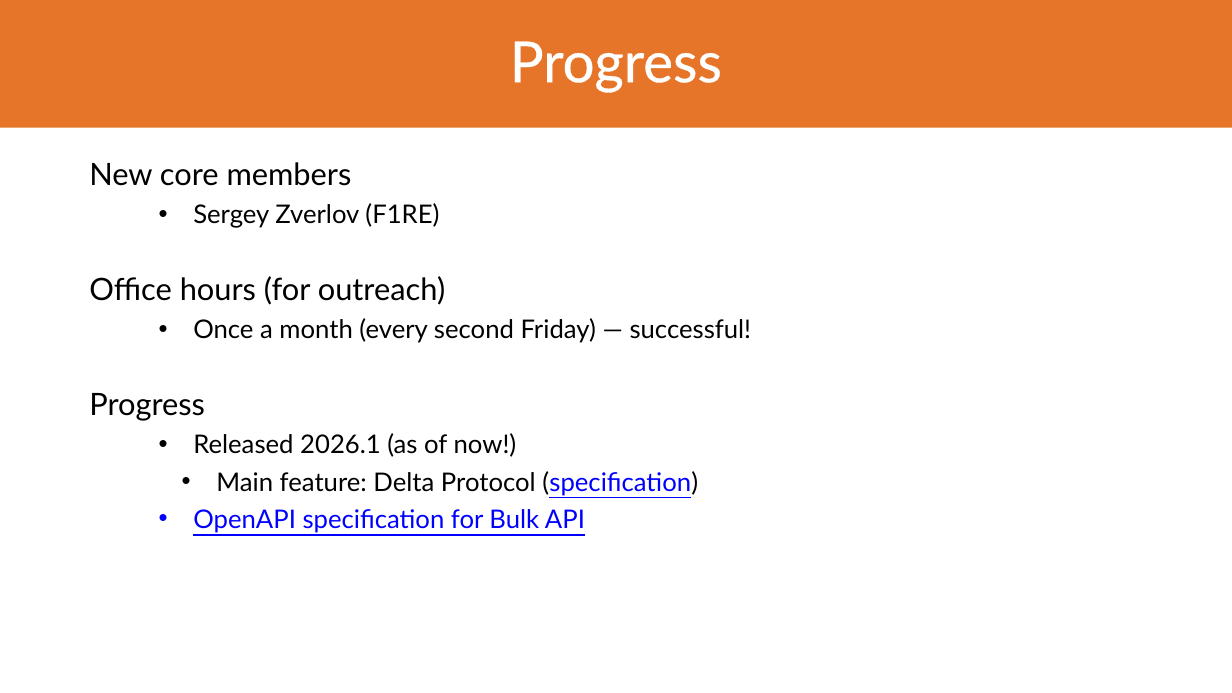
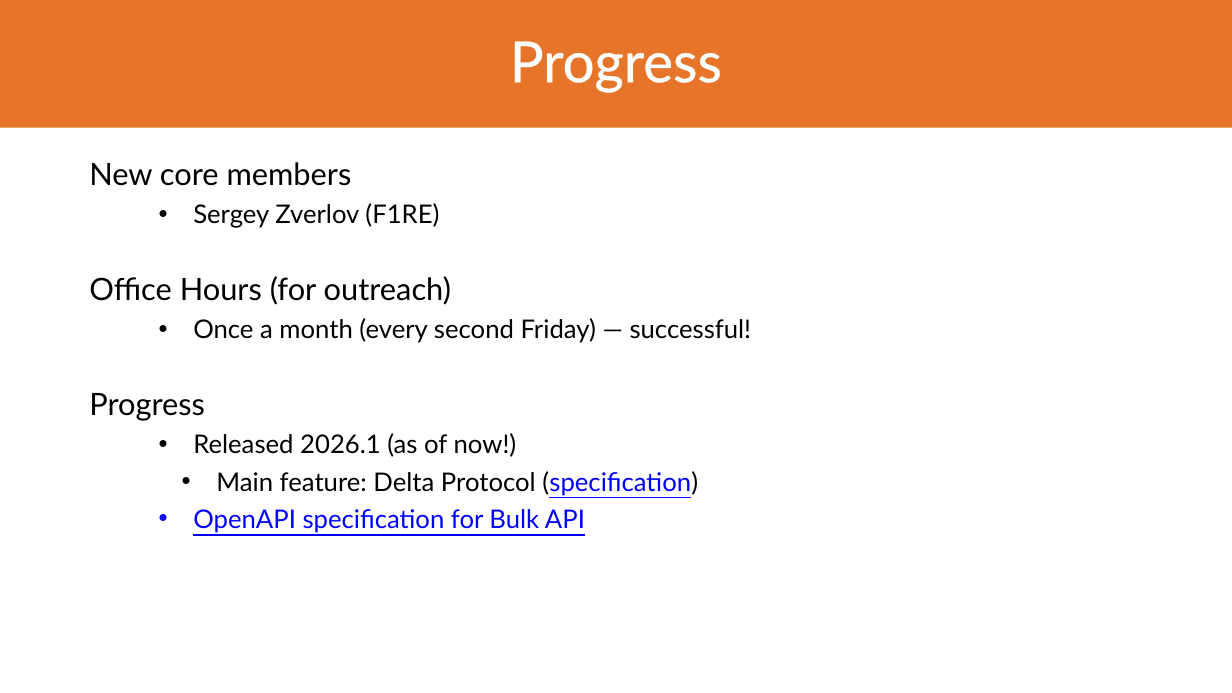
Before and after one commit to LionWeb-io/specification, a slide deck: slide 8 of conference-talks/LangDev/2026/LangDev 2026 Talk.pptx. Drawn at 1232x693 pixels with LibreOffice and Linux fonts; fonts in the diff are those of the drawing; background and template pictures are left out. Boxes give left, top, right and bottom in pixels: in the first picture for what was removed or moved away, otherwise in the second. Text is boxed around its words. In the diff, an @@ line names an element or a change of style, - is before the commit and + after.

```diff
--- a/conference-talks/LangDev/2026/LangDev 2026 Talk.pptx
+++ b/conference-talks/LangDev/2026/LangDev 2026 Talk.pptx
@@ text at (x1=89, y1=276, x2=451, y2=305): text changed @@
-Office hours (for outreach)
+Office Hours (for outreach)
```
Also in this commit, not shown: 2 other slides changed, 2 other files.
